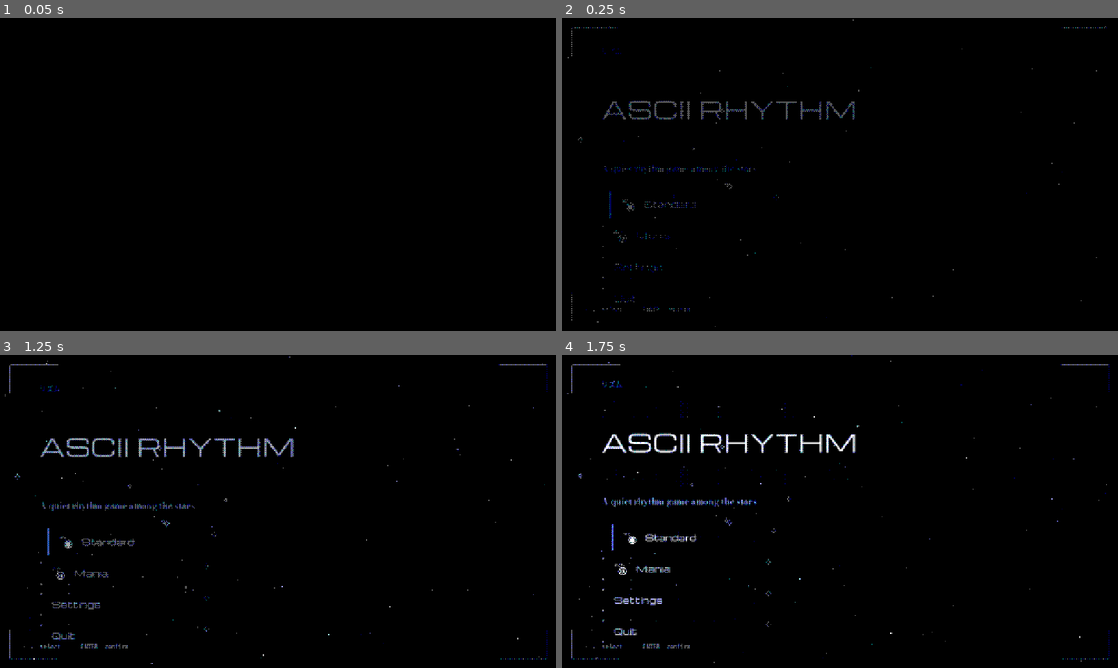
Above: before the commit, frames 1-4 (two rows, left to right).
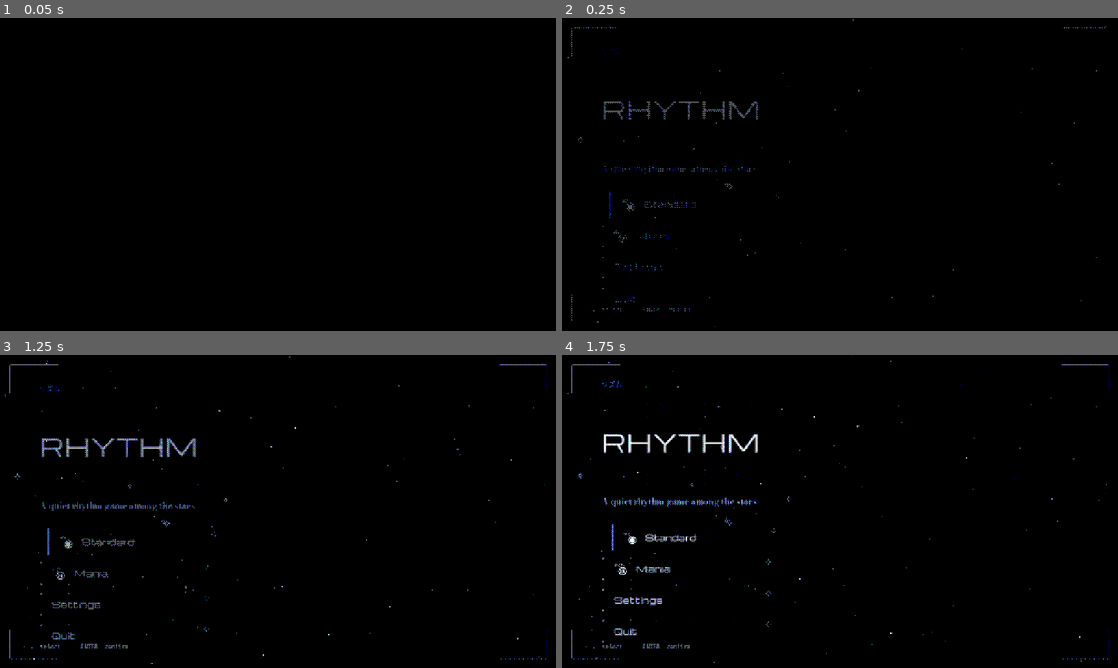
Above: after the commit, the same moments.

Repository: waspflannel/ascii-rhythm
Game: Godot game, scene res://scenes/main.tscn
Two runs of this game, one before a commit and one after it. Both use one fixed random seed, a clock stepped at 60 frames per second and the inputs below.
Inputs (mouse positions are in pixels of both pictures, inside the frame that each line leads up to):
- Up to frame 1 (0.05 s): no input
- Up to frame 2 (0.25 s): no input
- Up to frame 3 (1.25 s): tap Enter (ui_accept) at 0.5, 0.77 s; move the mouse to (400, 495) at 0.52 s; hold Right (ui_right) from 0.53 s (still down); tap Space at 0.6 s; click (400, 495) at 0.67 s
- Up to frame 4 (1.75 s): release Right (ui_right) at 1.25 s; drag from (728, 527) to (812, 574) at 1.27 s

Frame 1 is identical in both runs. In frame 2, 0.8% of the frame differs, in the area x 7-53%, y 26-40%; in frame 3, 1.1%; in frame 4, 1.3%, in the area x 7-53%, y 14-42%.

Commit message:
Rename game title from ASCII Rhythm to Rhythm
Co-Authored-By: Claude Sonnet 5.5 <noreply@anthropic.com>

Diff:
--- a/project.godot
+++ b/project.godot
@@ -10,7 +10,7 @@
 
 [application]
 
-config/name="ASCII Rhythm"
+config/name="Rhythm"
 run/main_scene="res://scenes/main.tscn"
 config/features=PackedStringArray("4.4", "GL Compatibility")
 
--- a/scenes/main_menu.tscn
+++ b/scenes/main_menu.tscn
@@ -64,13 +64,13 @@
 theme_override_colors/font_outline_color = Color(0.95, 0.96, 1, 0.16)
 theme_override_constants/outline_size = 2
 theme_override_constants/line_spacing = -22
-text = "ASCII RHYTHM"
+text = "RHYTHM"
 
 [node name="Title" type="Label" parent="Content"]
 layout_mode = 2
 theme_type_variation = &"TitleLabel"
 theme_override_constants/line_spacing = -22
-text = "ASCII RHYTHM"
+text = "RHYTHM"
 
 [node name="EchoBottom" type="Label" parent="Content"]
 layout_mode = 2
@@ -79,7 +79,7 @@
 theme_override_colors/font_outline_color = Color(0.95, 0.96, 1, 0.16)
 theme_override_constants/outline_size = 2
 theme_override_constants/line_spacing = -22
-text = "ASCII RHYTHM"
+text = "RHYTHM"
 
 [node name="Tagline" type="Label" parent="Content"]
 layout_mode = 2
Not shown, changed: docs/DESIGN.md
